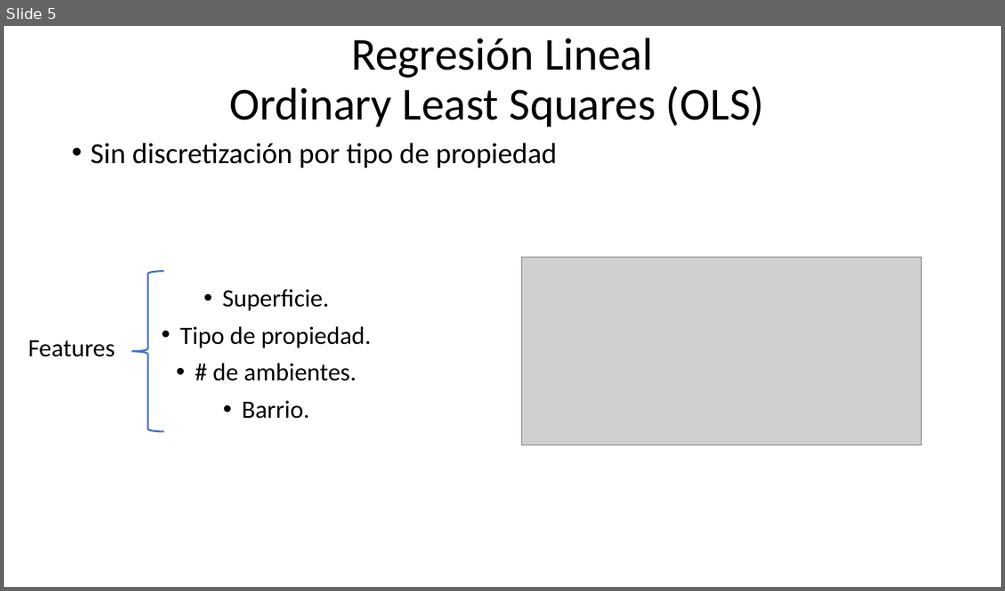
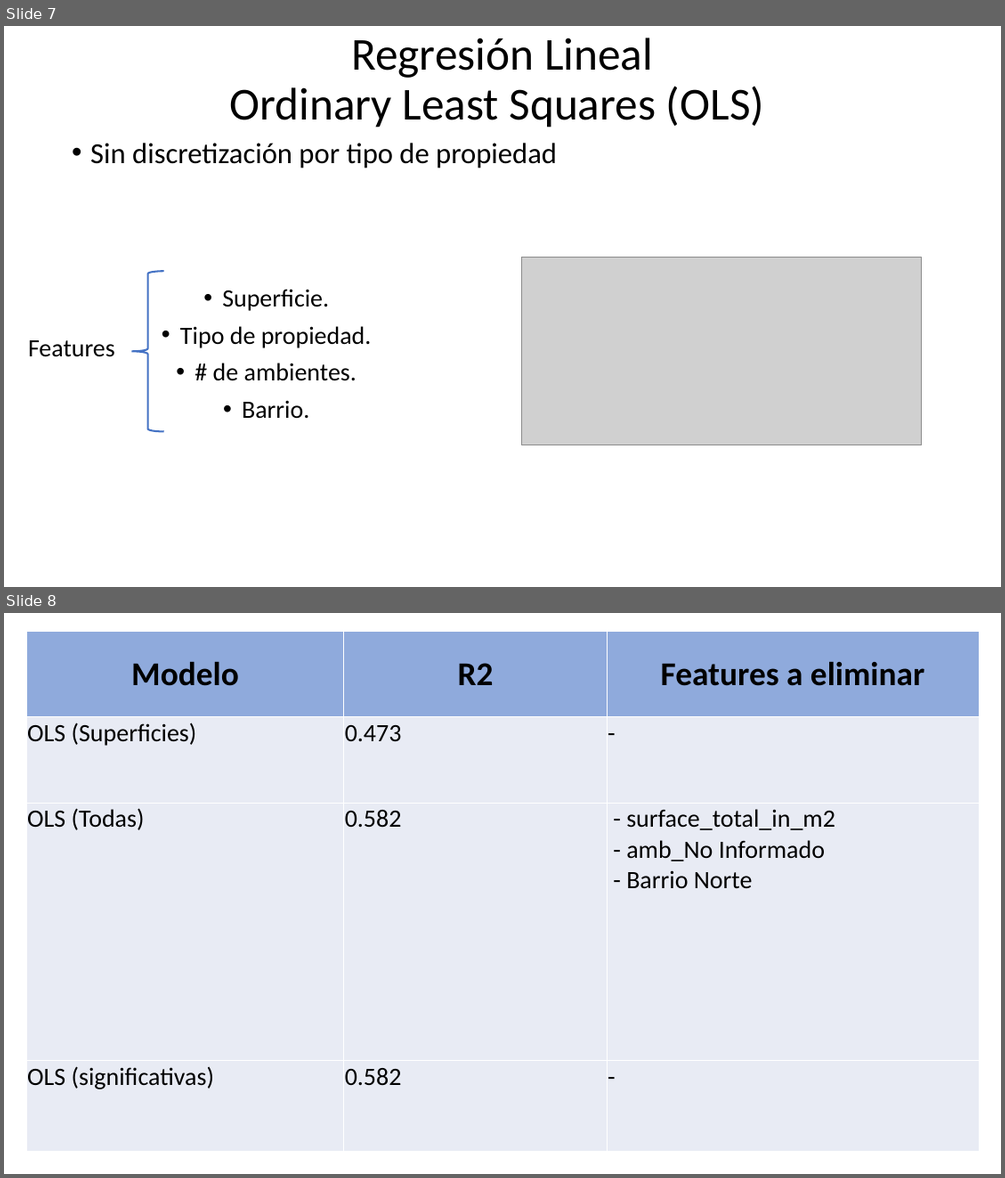
Before and after one commit to asasa293/limpieza_datos, a slide deck: TP2/TP2_GRUPO12.pptx. Shown one above the other, each under a label of ours: slide 5 before the commit, slides 7 and 8 after it. The pictures are 1005x591 and 1005x1178 pixels, drawn with LibreOffice and Linux fonts; fonts in the diff are those of the drawing; grey boxes stand for pictures. Boxes give left, top, right and bottom in pixels: in the first picture for what was removed or moved away, otherwise in the second. Text is boxed around its words. In the diff, an @@ line names an element or a change of style, - is before the commit and + after.

```diff
--- a/TP2/TP2_GRUPO12.pptx
+++ b/TP2/TP2_GRUPO12.pptx
@@ slide 8 added at [4, 613, 1001, 1174], background #FFFFFF @@
@@ table added at [26, 631, 979, 1151], 4 rows, 3 columns @@
+Modelo | R2 | Features a eliminar
+OLS (Superficies) | 0.473 | -
+OLS (Todas) | 0.582 | - surface_total_in_m2 - amb_No Informado - Barrio Norte
+OLS (significativas) | 0.582 | -
@@ what was slide 5 is now slide 7 @@
```
Also in this commit, not shown: 1 slide changed, 9 other slides added, 20 slides removed, 2 other files.
